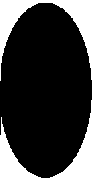
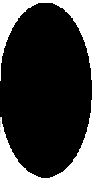
The second 94 × 180 image is a revision of the first. Changes to its layers:
painted on "black_egg_1.png" over [0, 117, 1, 135]
